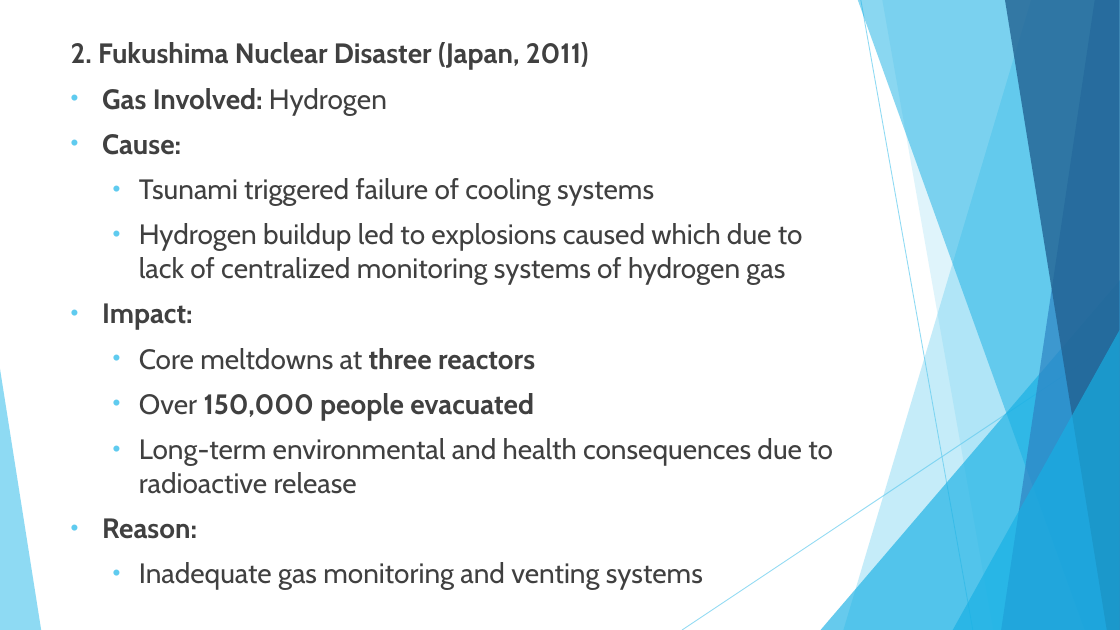
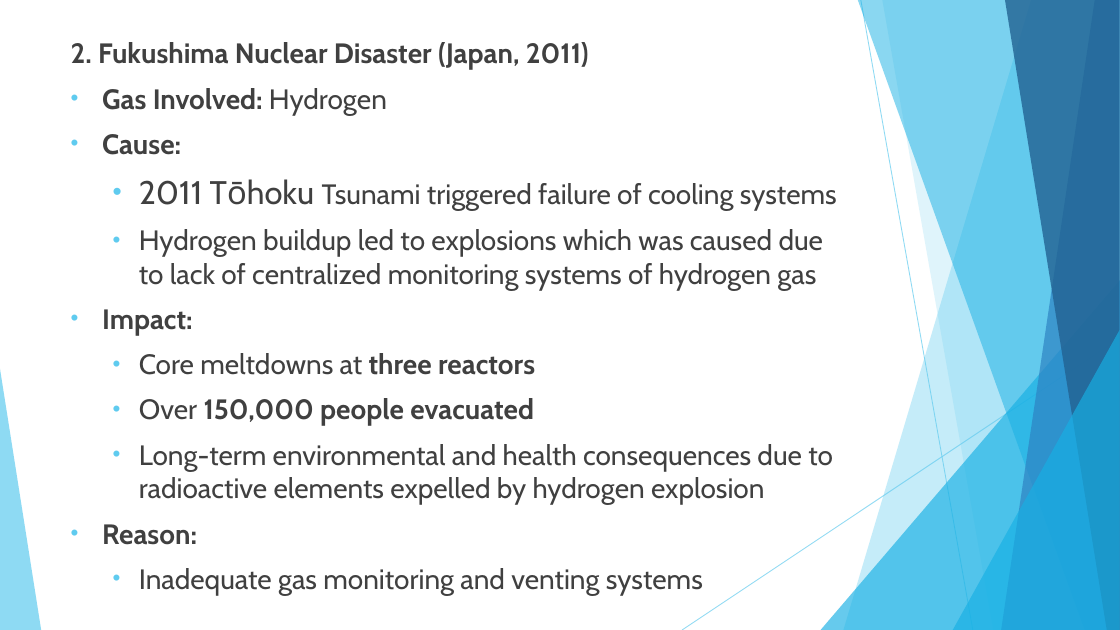
Before and after one commit to neeraj-r-rugi/Gas-Detector-using-MQ-2, a slide deck: slide 4 of Hazardous Gas Detection and Alarm System (GDAS).pptx. Drawn at 1120x630 pixels with LibreOffice and Linux fonts; fonts in the diff are those of the drawing. Boxes give left, top, right and bottom in pixels: in the first picture for what was removed or moved away, otherwise in the second. Text is boxed around its words. In the diff, an @@ line names an element or a change of style, - is before the commit and + after.

```diff
--- a/Hazardous Gas Detection and Alarm System (GDAS).pptx
+++ b/Hazardous Gas Detection and Alarm System (GDAS).pptx
@@ text at box(139, 180, 837, 290): text changed @@
-  • Tsunami triggered failure of cooling systems
-  • Hydrogen buildup led to explosions caused which due to lack of centralized monitoring systems of hydrogen gas
+  • 2011 Tōhoku Tsunami triggered failure of cooling systems
+  • Hydrogen buildup led to explosions which was caused due to lack of centralized monitoring systems of hydrogen gas
@@ text at box(139, 444, 833, 505): text changed @@
-  • Long-term environmental and health consequences due to radioactive release
+  • Long-term environmental and health consequences due to radioactive elements expelled by hydrogen explosion
```
Also in this commit, not shown: 3 other slides changed, 3 other files.
